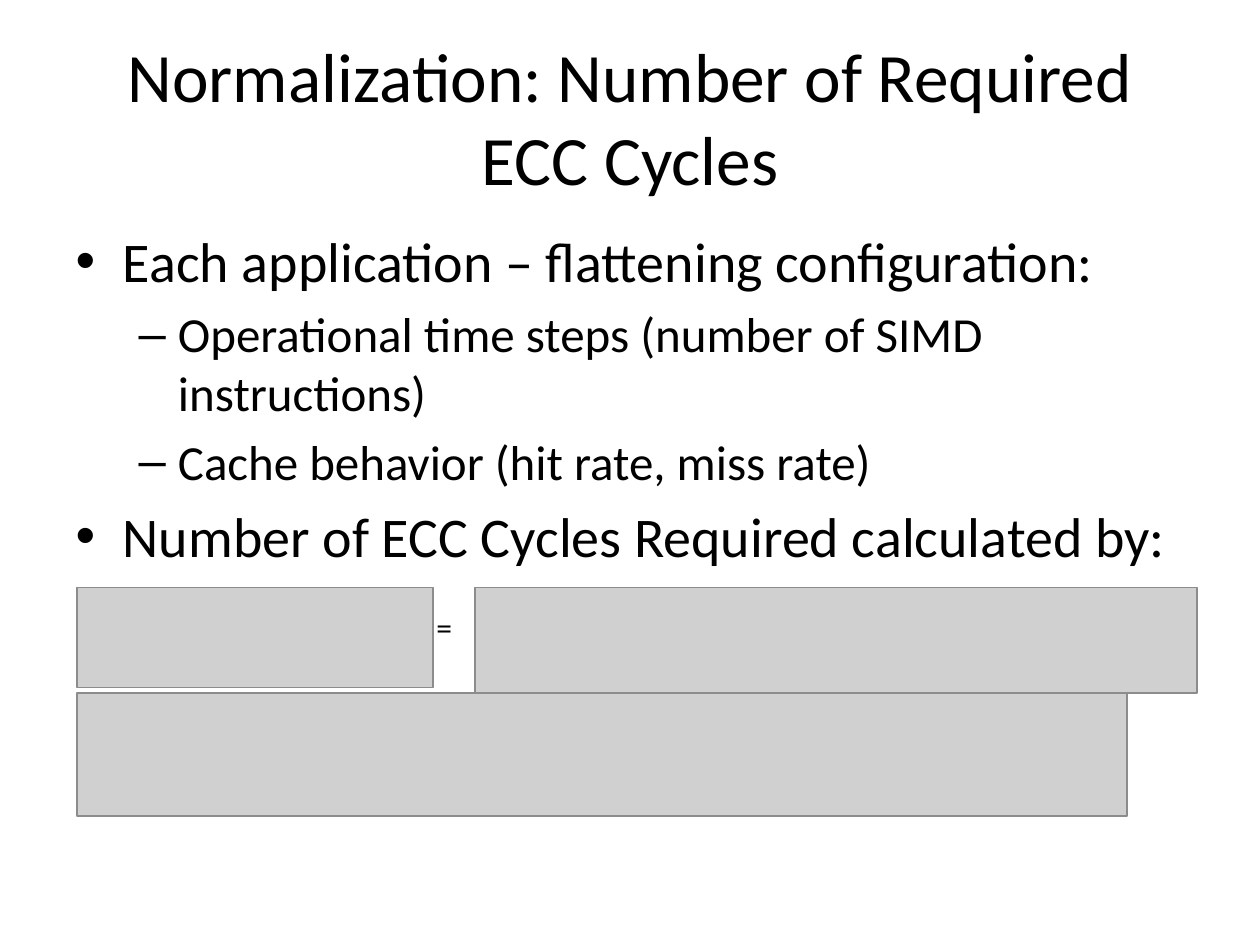
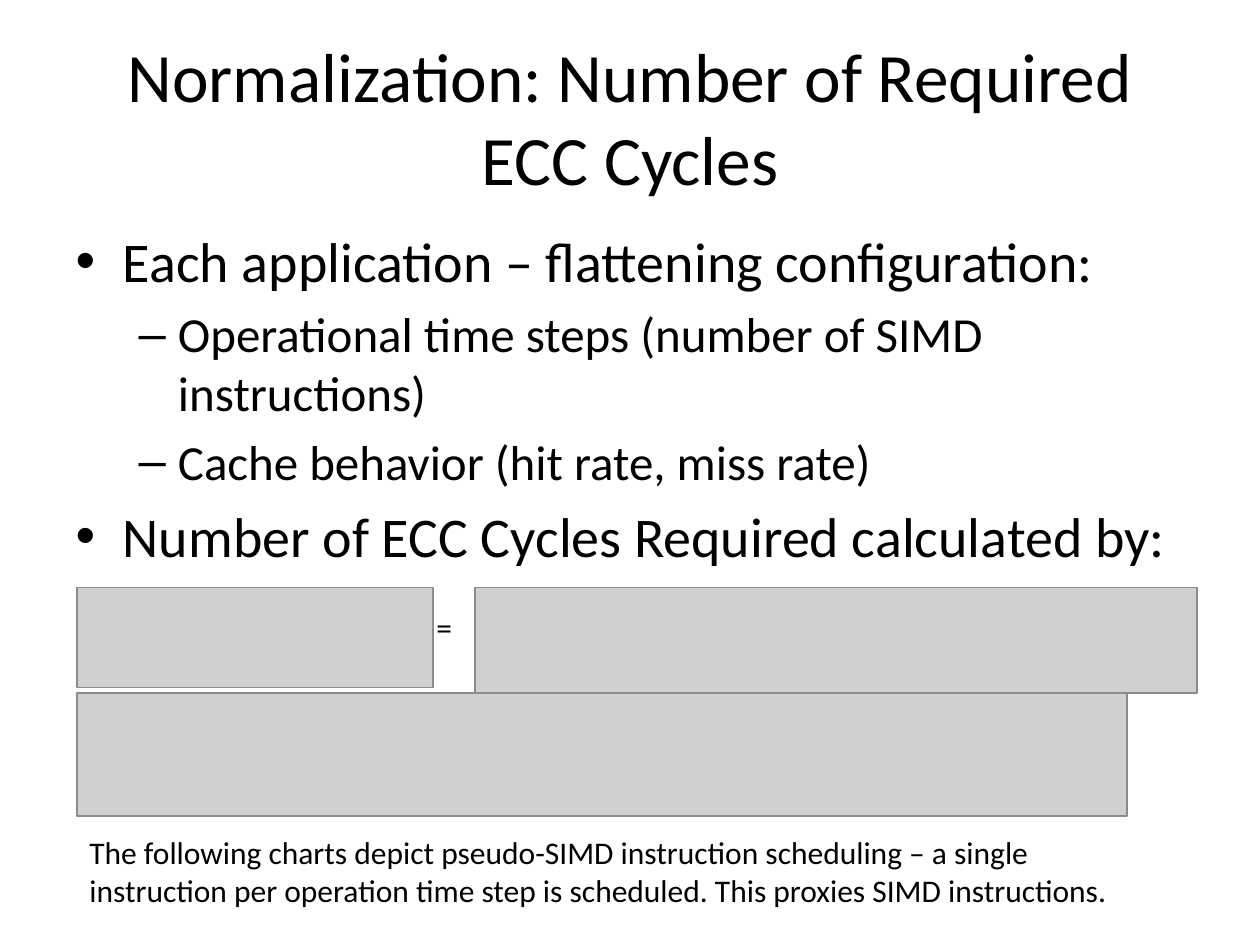
Before and after one commit to ah744/CryoControl, a slide deck: slide 9 of Statistics/CryoControlMarch14.pptx (slide 7 before the commit). Drawn at 1260x945 pixels with LibreOffice and Linux fonts; fonts in the diff are those of the drawing; grey boxes stand for pictures. Boxes give left, top, right and bottom in pixels: in the first picture for what was removed or moved away, otherwise in the second. Text is boxed around its words. In the diff, an @@ line names an element or a change of style, - is before the commit and + after.

```diff
--- a/Statistics/CryoControlMarch14.pptx
+++ b/Statistics/CryoControlMarch14.pptx
@@ text added at (89,842,1106,907), 18 pt, text #000000 @@
+The following charts depict pseudo-SIMD instruction scheduling – a single instruction per operation time step is scheduled. This proxies SIMD instructions.
```
Also in this commit, not shown: 7 other slides changed, 4 slides added, 7 other files.
